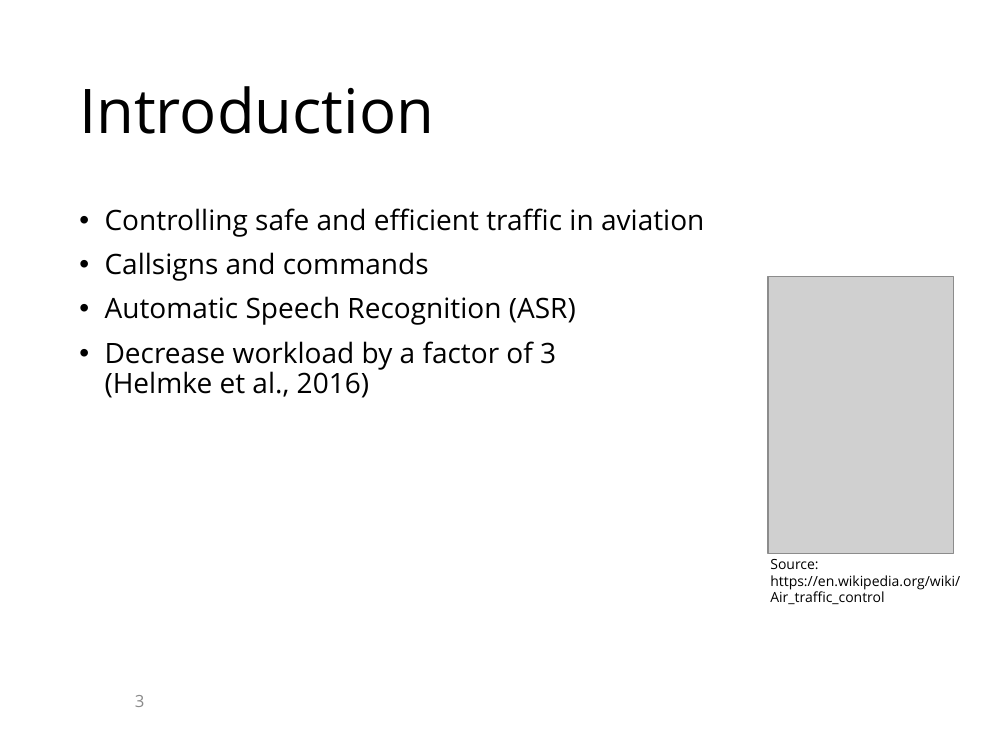
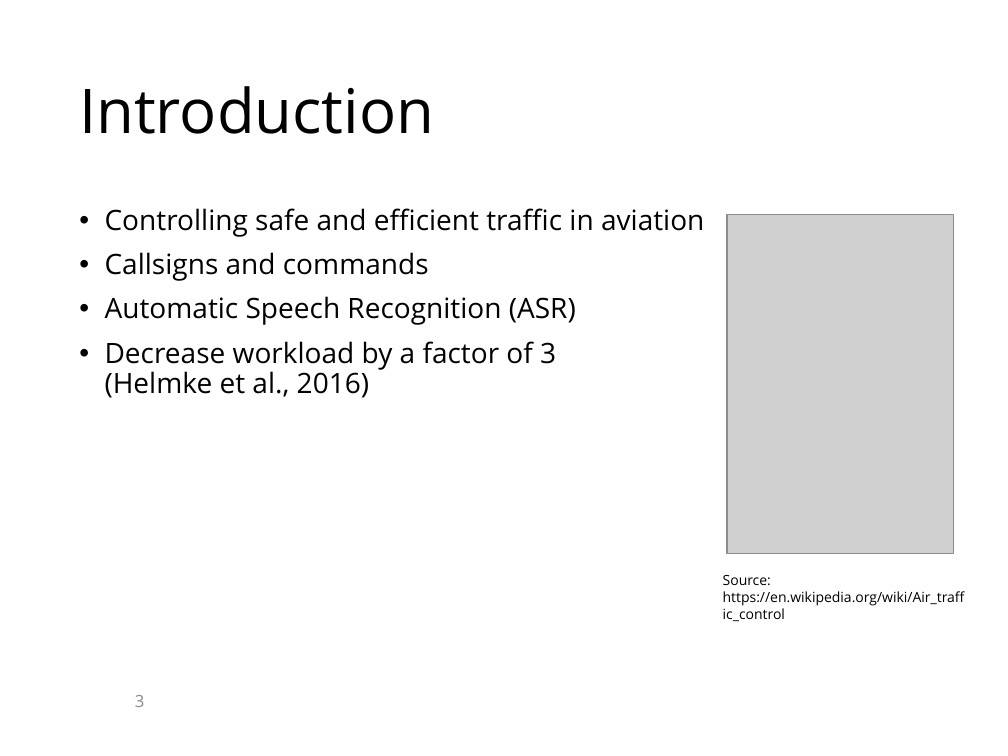
Before and after one commit to KaranChand/ATC, a slide deck: slide 3 of Thesis presentation ATC.pptx. Drawn at 1008x756 pixels with LibreOffice and Linux fonts; fonts in the diff are those of the drawing; grey boxes stand for pictures; background and template pictures are left out. Boxes give left, top, right and bottom in pixels: in the first picture for what was removed or moved away, otherwise in the second. Text is boxed around its words. In the diff, an @@ line names an element or a change of style, - is before the commit and + after.

```diff
--- a/Thesis presentation ATC.pptx
+++ b/Thesis presentation ATC.pptx
@@ picture: place and size @@
-picture at [768,276,954,553]
+picture at [727,215,953,553]
@@ text "Source: https://en.wikipedia.org/wiki/Air_traffic_control" rewrapped from [770,559,960,604] to [723,575,965,621] @@
```
Also in this commit, not shown: 8 other slides changed, 3 other files.
